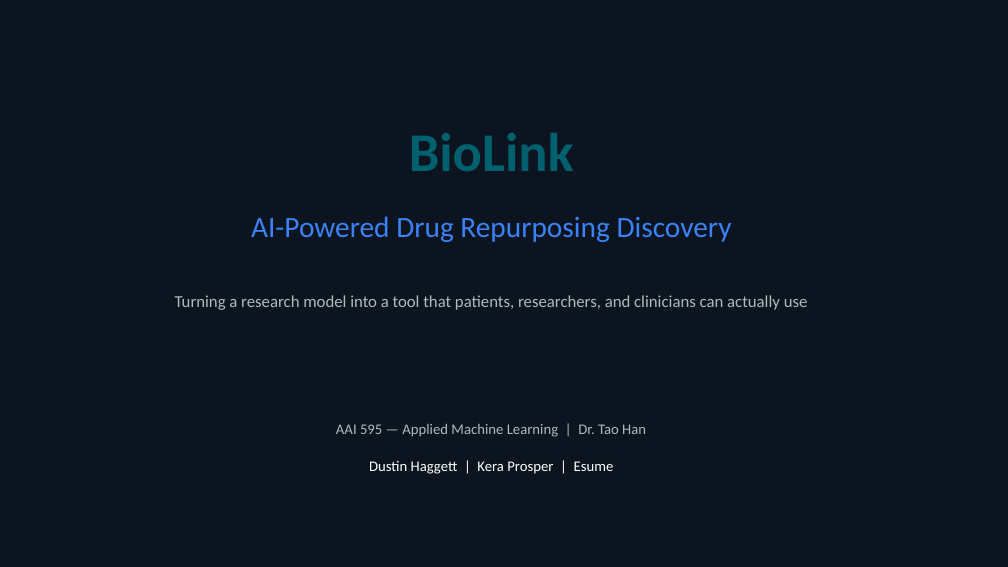
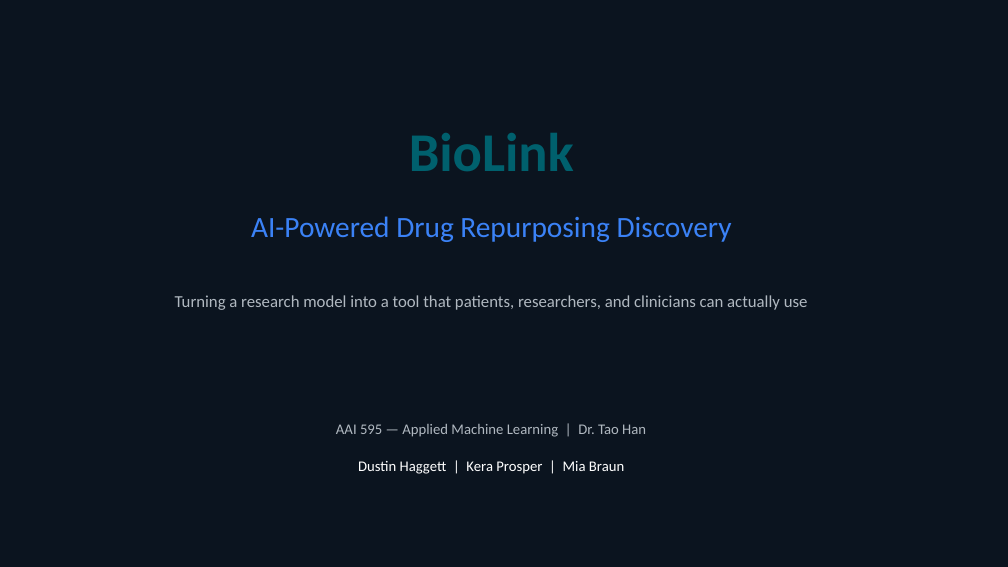
Before and after one commit to dustinhaggett/biolink-v2, a slide deck: slide 1 of docs/BioLink_Final_Presentation.pptx. Drawn at 1008x567 pixels with LibreOffice and Linux fonts; fonts in the diff are those of the drawing. Boxes give left, top, right and bottom in pixels: in the first picture for what was removed or moved away, otherwise in the second. Text is boxed around its words. In the diff, an @@ line names an element or a change of style, - is before the commit and + after.

Commit message:
docs: correct team name and university across submission artifacts
Esume -> Mia Braun, Drexel University -> Stevens Institute of Technology
in README, project report (md + pdf), and final presentations (v1 + v2).

```diff
--- a/docs/BioLink_Final_Presentation.pptx
+++ b/docs/BioLink_Final_Presentation.pptx
@@ text at [358, 461, 624, 474]: text changed @@
-Dustin Haggett | Kera Prosper | Esume
+Dustin Haggett | Kera Prosper | Mia Braun
```
Also in this commit, not shown: 5 other files.
